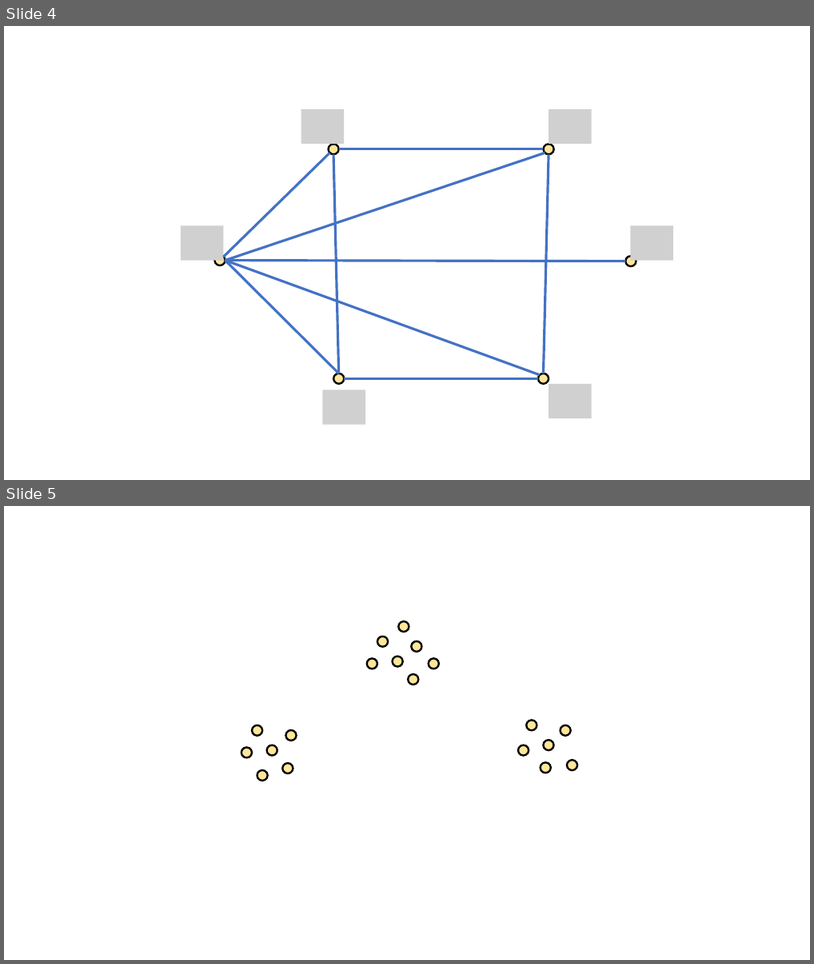
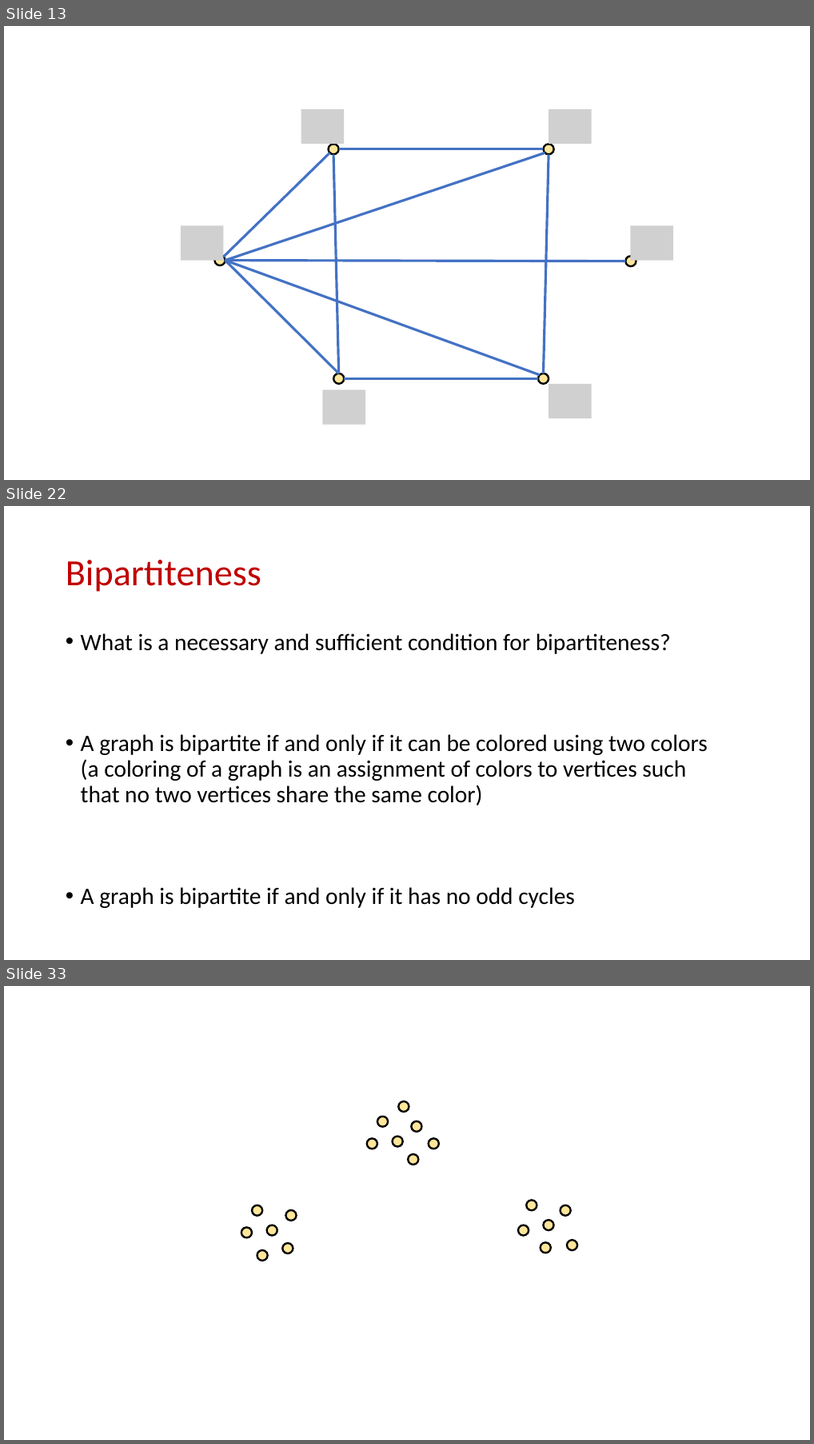
Before and after one commit to samsonzhou/samsonzhou.github.io, a slide deck: CSCE658-S24/L11.pptx. Shown one above the other, each under a label of ours: slides 4 and 5 before the commit, slides 13, 22 and 33 after it; the slides between them are not shown. The pictures are 814x964 and 814x1444 pixels, drawn with LibreOffice and Linux fonts; fonts in the diff are those of the drawing; grey boxes stand for pictures. Boxes give left, top, right and bottom in pixels: in the first picture for what was removed or moved away, otherwise in the second. Text is boxed around its words. In the diff, an @@ line names an element or a change of style, - is before the commit and + after.

```diff
--- a/CSCE658-S24/L11.pptx
+++ b/CSCE658-S24/L11.pptx
@@ slide 22 added at box(4, 506, 810, 960), background #FFFFFF @@
@@ title added at box(66, 560, 262, 592), 44 pt, text #C00000 @@
+Bipartiteness
@@ text added at box(81, 633, 708, 908), 28 pt, text #000000 @@
+• What is a necessary and sufficient condition for bipartiteness?
+• A graph is bipartite if and only if it can be colored using two colors (a coloring of a graph is an assignment of colors to vertices such that no two vertices share the same color)
+• A graph is bipartite if and only if it has no odd cycles
@@ what was slide 4 is now slide 13 @@
@@ what was slide 5 is now slide 33 @@
```
Also in this commit, not shown: 1 slide changed, 27 other slides added.
